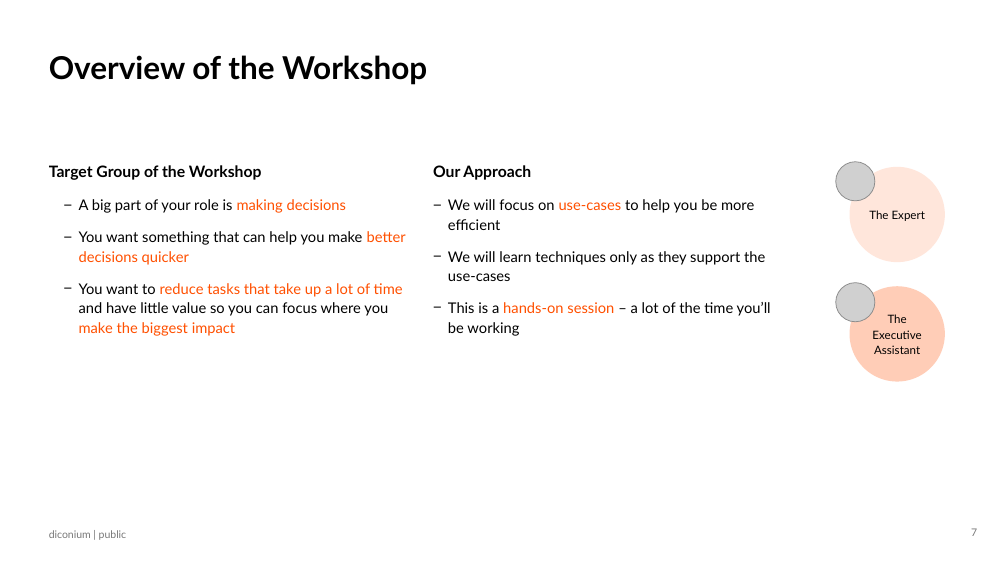
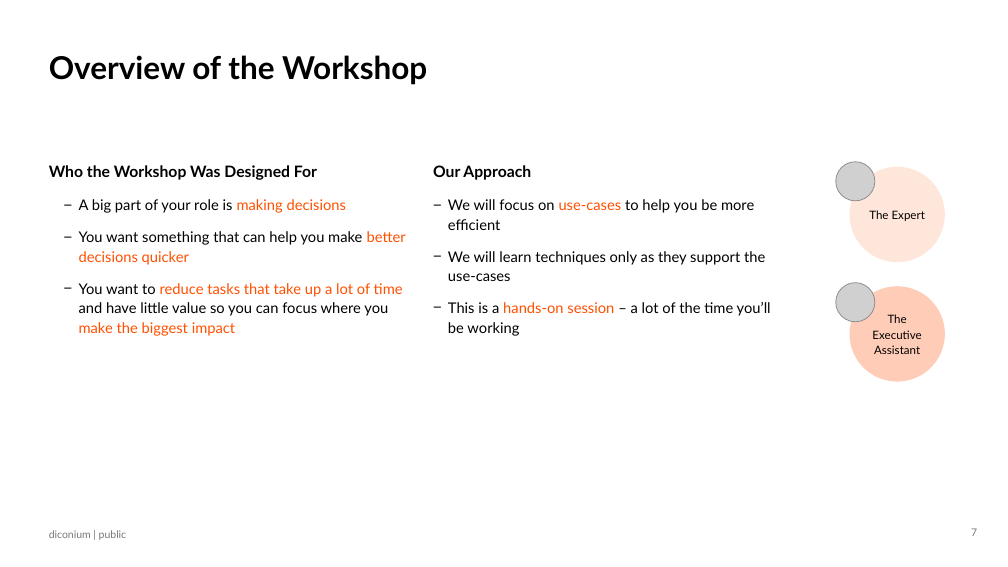
Before and after one commit to NeilSinclair/prompt_workshop, a slide deck: slide 7 of slides/AI Teach In STIHL v1.2.pptx. Drawn at 1008x567 pixels with LibreOffice and Linux fonts; fonts in the diff are those of the drawing; grey boxes stand for pictures; background and template pictures are left out. Boxes give left, top, right and bottom in pixels: in the first picture for what was removed or moved away, otherwise in the second. Text is boxed around its words. In the diff, an @@ line names an element or a change of style, - is before the commit and + after.

```diff
--- a/slides/AI Teach In STIHL v1.2.pptx
+++ b/slides/AI Teach In STIHL v1.2.pptx
@@ text at (x1=49, y1=165, x2=317, y2=180): text changed @@
-Target Group of the Workshop
+Who the Workshop Was Designed For
```
Also in this commit, not shown: 9 other slides changed, 53 other files.
